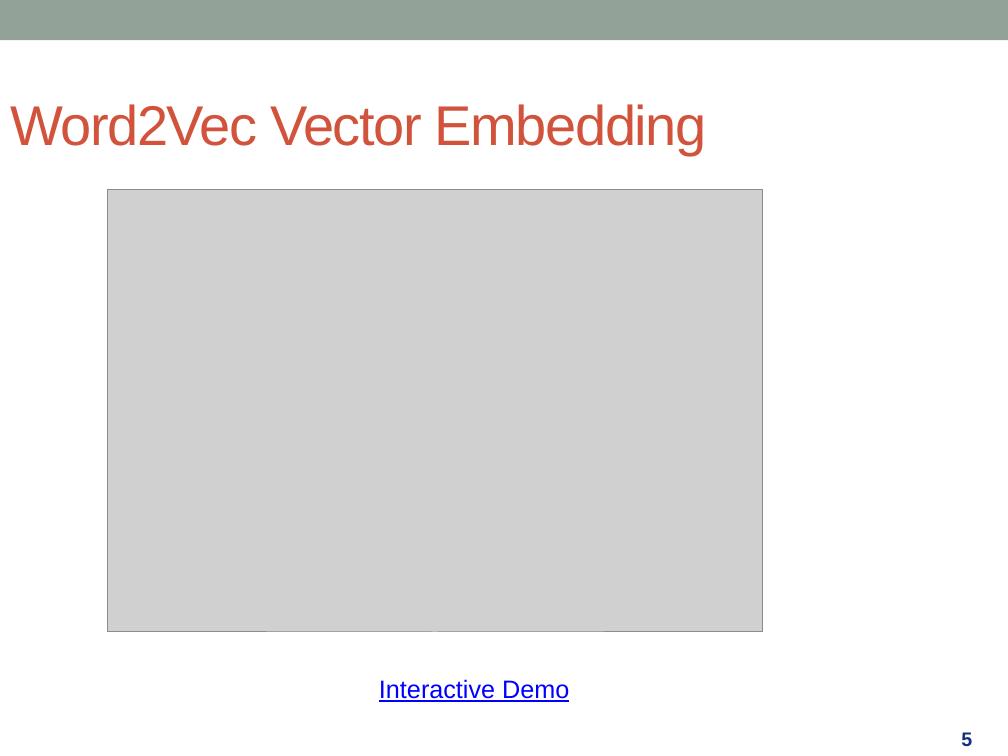
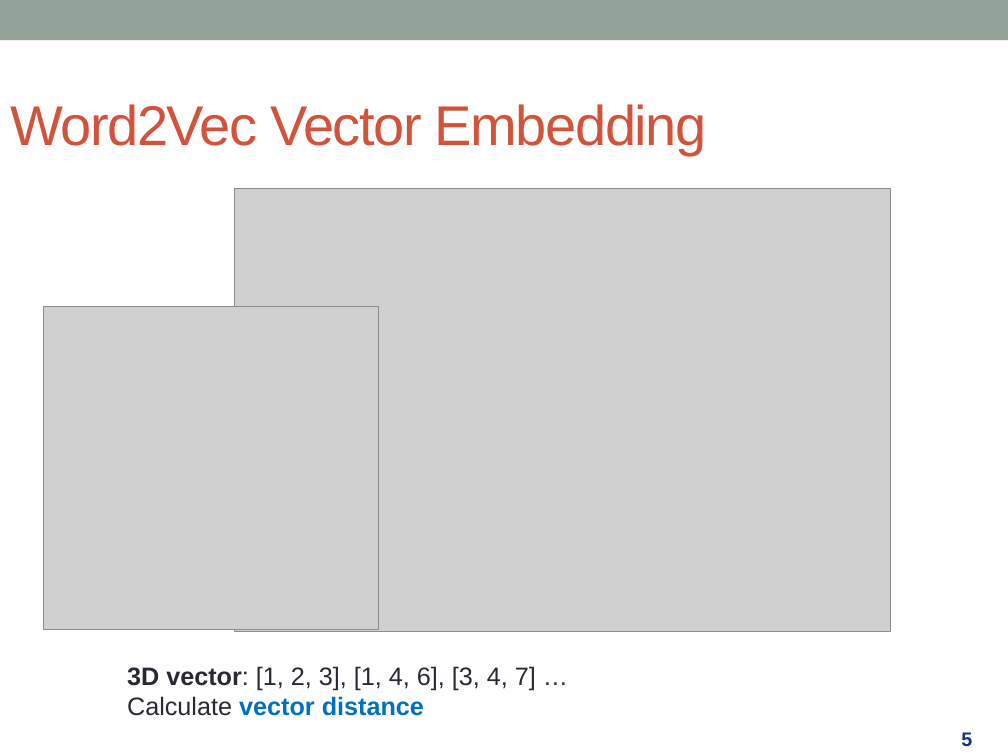
Before and after one commit to kenwkliu/ideas, a slide deck: slide 5 of slides/GenAI.pptx. Drawn at 1008x756 pixels with LibreOffice and Linux fonts; fonts in the diff are those of the drawing; grey boxes stand for pictures. Boxes give left, top, right and bottom in pixels: in the first picture for what was removed or moved away, otherwise in the second. Text is boxed around its words. In the diff, an @@ line names an element or a change of style, - is before the commit and + after.

```diff
--- a/slides/GenAI.pptx
+++ b/slides/GenAI.pptx
@@ picture: place and size @@
-picture at box(107, 190, 762, 632)
+picture at box(235, 188, 890, 631)
@@ picture added at box(43, 306, 378, 630) @@
@@ text added at box(127, 666, 536, 716), 18 pt, text #292934 @@
+3D vector: [1, 2, 3], [1, 4, 6], [3, 4, 7] …
+Calculate vector distance
@@ text removed at box(379, 679, 569, 702) @@
-  Interactive Demo
```
